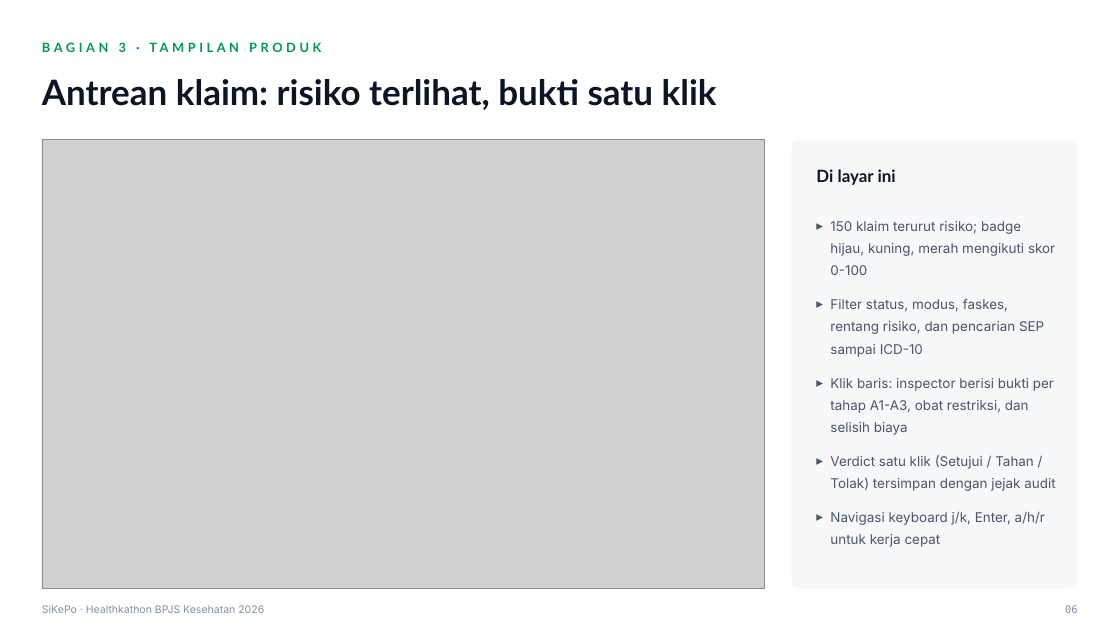
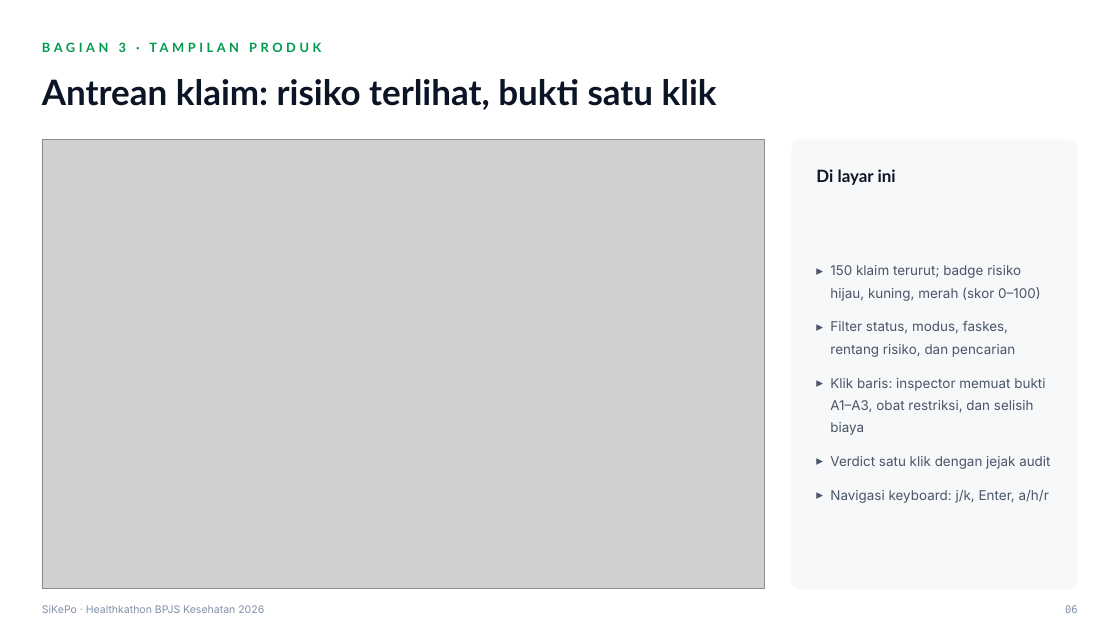
Before and after one commit to dkfadhila/sikepo, a slide deck: slide 6 of proposal/Proposal_SiKePo_Healthkathon2026.pptx. Drawn at 1120x630 pixels with LibreOffice and Linux fonts; fonts in the diff are those of the drawing; grey boxes stand for pictures. Boxes give left, top, right and bottom in pixels: in the first picture for what was removed or moved away, otherwise in the second. Text is boxed around its words. In the diff, an @@ line names an element or a change of style, - is before the commit and + after.

```diff
--- a/proposal/Proposal_SiKePo_Healthkathon2026.pptx
+++ b/proposal/Proposal_SiKePo_Healthkathon2026.pptx
@@ text at bbox=[830, 265, 1050, 503]: text changed @@
-▸ 150 klaim terurut risiko; badge hijau, kuning, merah mengikuti skor 0-100
-▸ Filter status, modus, faskes, rentang risiko, dan pencarian SEP sampai ICD-10
-▸ Klik baris: inspector berisi bukti per tahap A1-A3, obat restriksi, dan selisih biaya
-▸ Verdict satu klik (Setujui / Tahan / Tolak) tersimpan dengan jejak audit
-▸ Navigasi keyboard j/k, Enter, a/h/r untuk kerja cepat
+▸ 150 klaim terurut; badge risiko hijau, kuning, merah (skor 0–100)
+▸ Filter status, modus, faskes, rentang risiko, dan pencarian
+▸ Klik baris: inspector memuat bukti A1–A3, obat restriksi, dan selisih biaya
+▸ Verdict satu klik dengan jejak audit
+▸ Navigasi keyboard: j/k, Enter, a/h/r
```
Also in this commit, not shown: 12 other slides changed, 2 other files.
